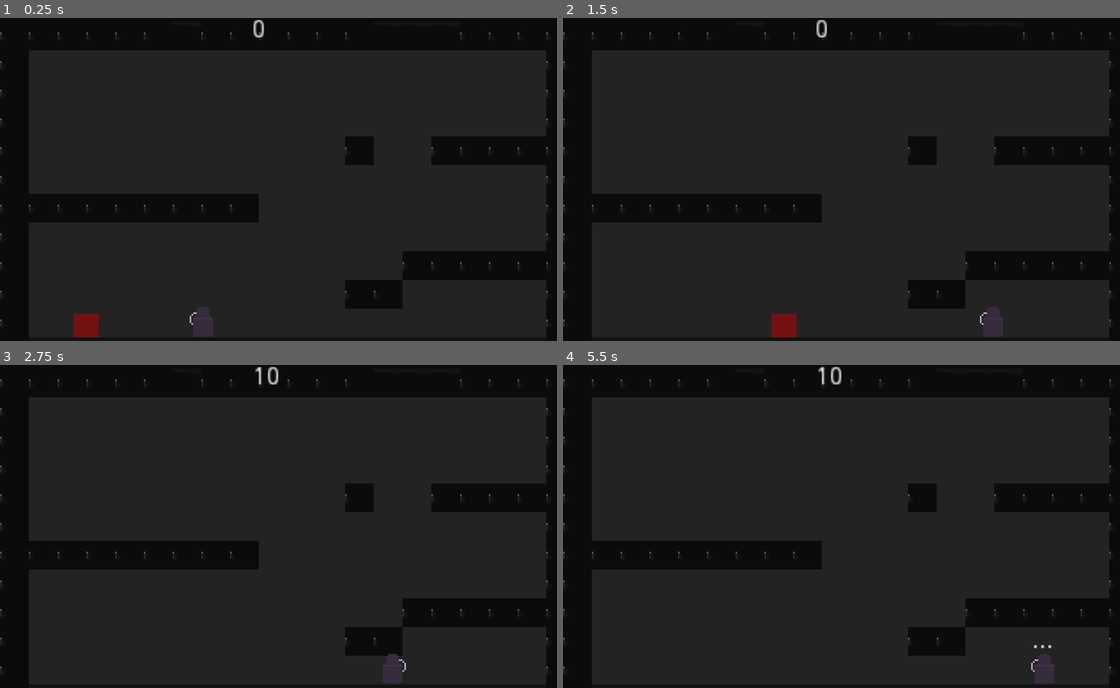
Above: before the commit, frames 1-4 (two rows, left to right).
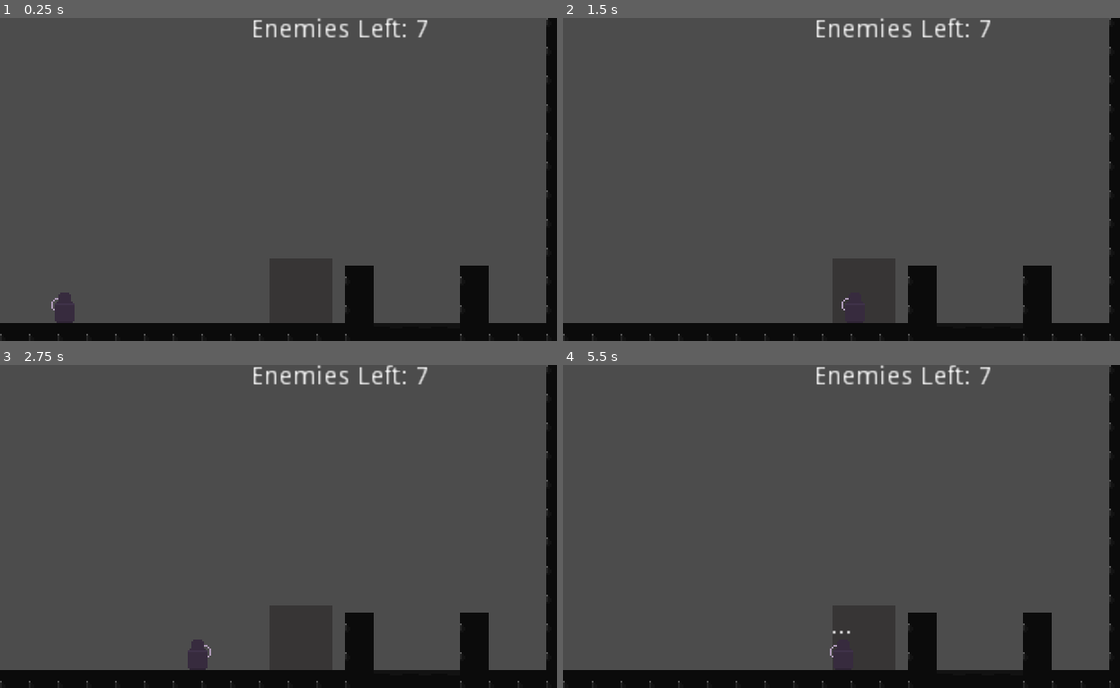
Above: after the commit, the same moments.

Repository: NicholasSurmava/pit-fighter
Game: Godot game, scene res://src/Main/Game.tscn
Same seed, same stepped clock (60 frames per second), same inputs: the game is played once before the commit and once after it.
Inputs:
- Up to frame 1 (0.25 s): no input
- Up to frame 2 (1.5 s): hold Right (ui_right) from 0.53 s (still down); tap Z (shoot) at 0.6 s; tap Space (jump) at 0.77 s; tap Shift (dash) at 1.35 s
- Up to frame 3 (2.75 s): tap Space (jump) at 1.52 s; tap Z (shoot) at 1.55, 2.1 s; release Right (ui_right) at 2.03 s; hold Left (ui_left) from 2.03 s (still down)
- Up to frame 4 (5.5 s): release Left (ui_left) at 2.78 s; hold Right (ui_right) 2.78-4.28 s; tap Z (shoot) at 2.85, 3.8, 4.35, 5.1 s; tap Space (jump) at 3.02, 3.77, 4.52 s; tap Shift (dash) at 3.6 s; hold Left (ui_left) 4.28-5.03 s; hold Right (ui_right) from 5.03 s (still down)

The runs differ from the first frame. In frame 1, 89% of the frame differs, in the area x 0-99%, y 0-99%; in frame 2, 89%; in frame 3, 89%; in frame 4, 89%.

Commit message:
created a get enemy count method, added some level completion checks, created some base swarmer enemies

Diff:
--- a/game/src/Actors/Enemies/Enemy_1.tscn
+++ b/game/src/Actors/Enemies/Enemy_1.tscn
@@ -7,7 +7,7 @@
 
 [node name="Enemy_1" type="KinematicBody2D" groups=["enemy"]]
 collision_layer = 4
-collision_mask = 3
+collision_mask = 7
 script = ExtResource( 1 )
 
 [node name="ColorRect" type="ColorRect" parent="."]
--- a/game/src/Actors/Player/Player.gd
+++ b/game/src/Actors/Player/Player.gd
@@ -66,7 +66,7 @@
 		canShoot = false
 		$ReloadLabel.visible = true
 		$ReloadLabel.percent_visible = 1
-		yield(get_tree().create_timer(0.5), "timeout")
+		yield(get_tree().create_timer(0.7), "timeout")
 		shooting = false
 		canShoot = true
 		$ReloadLabel.visible = false
--- a/game/src/Main/Game.gd
+++ b/game/src/Main/Game.gd
@@ -7,10 +7,16 @@
 	# The spawners can then grab and spawn until they hit the limit.
 	var enemies_per_level = random_enemy_generator(4)
 	Autoload.enemies_per_level = enemies_per_level
+	print(get_enemy_count("Level_1"))
+
 	return
 
 func _process(delta):
 	$CanvasLayer/Score.text = str(Autoload.SCORE_SYSTEM)
+	$CanvasLayer/Score.text = "Enemies Left: " + str(get_enemy_count("Level_1"))
+
+	if get_enemy_count("Level_1") == 0:
+		$CanvasLayer/Score.text = "Level 1 complete"
 
 func random_enemy_generator(levels):
 	# Takes in the number of levels and generators an int based on the number of levels passed in.
@@ -22,3 +28,6 @@
 		enemies_to_generate["level_" + str(level + 1)] = number_of_enemies
 
 	return enemies_to_generate
+
+func get_enemy_count(level):
+	return get_node(level).get_node("Enemies").get_child_count()
--- a/game/src/Main/Game.tscn
+++ b/game/src/Main/Game.tscn
@@ -112,6 +112,7 @@
 
 [node name="Camera2DIntro" type="Camera2D" parent="Intro"]
 position = Vector2( 160, -96 )
+current = true
 
 [node name="Pit_Entrance" type="Area2D" parent="Intro"]
 position = Vector2( 232, -26 )
@@ -131,7 +132,6 @@
 
 [node name="Camera2D" type="Camera2D" parent="Level_1"]
 position = Vector2( 160, 88 )
-current = true
 
 [node name="BrokenFloorsLevel1" type="TileMap" parent="Level_1"]
 tile_set = SubResource( 6 )
@@ -139,8 +139,28 @@
 format = 1
 tile_data = PoolIntArray( 6, 0, 0, 720897, 0, 0, 720898, 0, 0, 720899, 0, 0, 720900, 0, 0, 720901, 0, 0, 720902, 0, 0, 720903, 0, 0, 720904, 0, 0, 720905, 0, 0, 720906, 0, 0, 720907, 0, 0, 720908, 0, 0, 720909, 0, 0, 720910, 0, 0, 720911, 0, 0, 720912, 0, 0, 720913, 0, 0, 720914, 0, 0 )
 
-[node name="Enemy_1" parent="Level_1" instance=ExtResource( 6 )]
+[node name="Enemies" type="Node" parent="Level_1"]
+
+[node name="Enemy_1" parent="Level_1/Enemies" instance=ExtResource( 6 )]
 position = Vector2( 26, 156 )
+
+[node name="Enemy_2" parent="Level_1/Enemies" instance=ExtResource( 6 )]
+position = Vector2( 62, 155 )
+
+[node name="Enemy_3" parent="Level_1/Enemies" instance=ExtResource( 6 )]
+position = Vector2( 39, 78 )
+
+[node name="Enemy_5" parent="Level_1/Enemies" instance=ExtResource( 6 )]
+position = Vector2( 72, 78 )
+
+[node name="Enemy_6" parent="Level_1/Enemies" instance=ExtResource( 6 )]
+position = Vector2( 193, 48 )
+
+[node name="Enemy_7" parent="Level_1/Enemies" instance=ExtResource( 6 )]
+position = Vector2( 261, 46 )
+
+[node name="Enemy_4" parent="Level_1/Enemies" instance=ExtResource( 6 )]
+position = Vector2( 265, 112 )
 
 [node name="Level_2" type="Node" parent="."]
 
@@ -164,7 +184,7 @@
 position = Vector2( -160, 664 )
 
 [node name="Player" parent="." instance=ExtResource( 1 )]
-position = Vector2( 110, 158 )
+position = Vector2( 33, -37 )
 
 [node name="CanvasLayer" type="CanvasLayer" parent="."]
 
